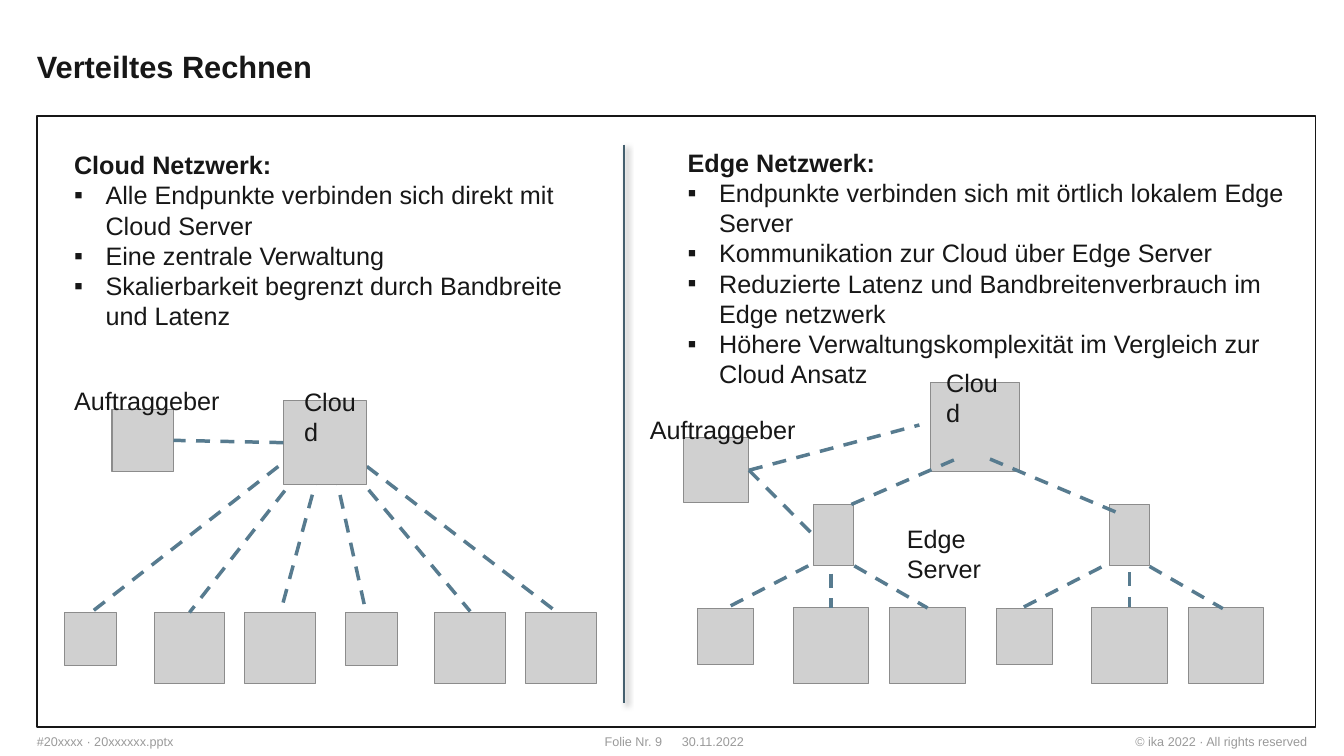
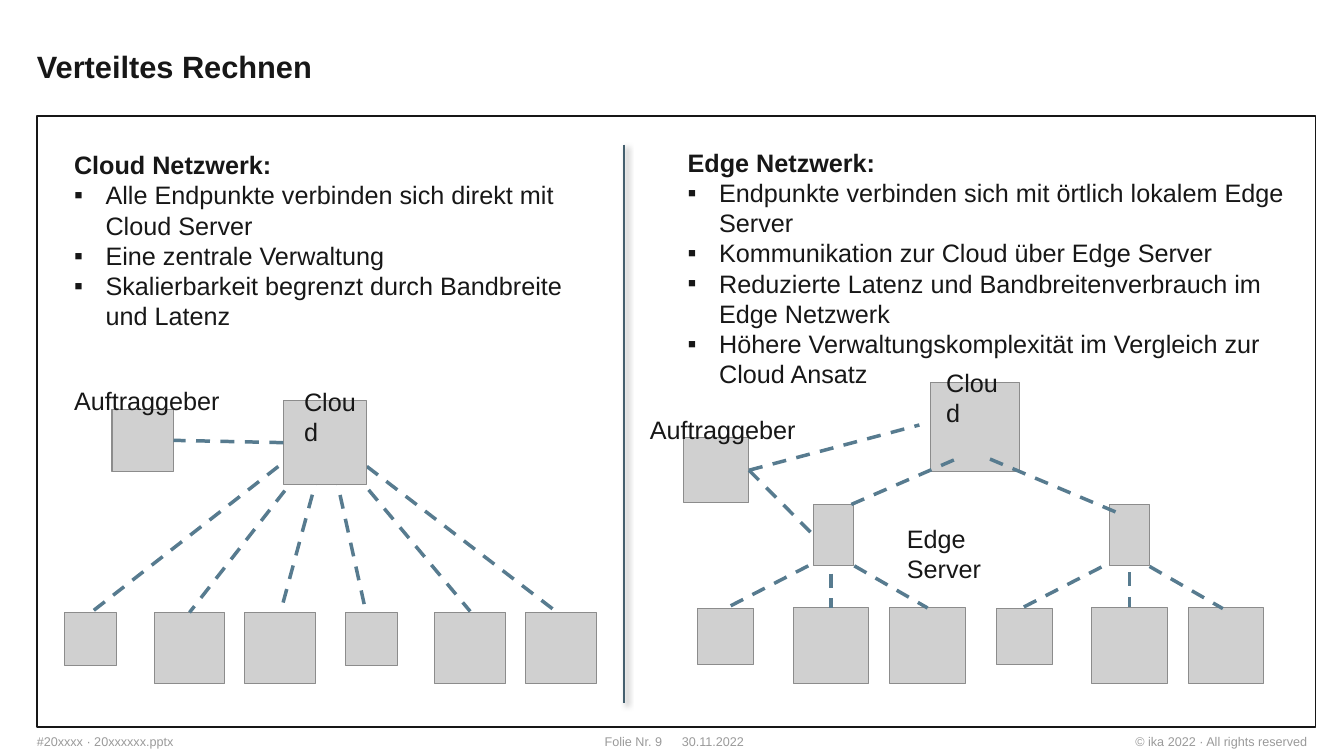
Before and after one commit to WhR4Ven/Diss_Dokument, a slide deck: slide 9 of Vortrag/Themenstellung.pptx. Drawn at 1344x756 pixels with LibreOffice and Linux fonts; fonts in the diff are those of the drawing; grey boxes stand for pictures; background and template pictures are left out. Boxes give left, top, right and bottom in pixels: in the first picture for what was removed or moved away, otherwise in the second. Text is boxed around its words. In the diff, an @@ line names an element or a change of style, - is before the commit and + after.

```diff
--- a/Vortrag/Themenstellung.pptx
+++ b/Vortrag/Themenstellung.pptx
@@ text at (719, 274, 1261, 329): text changed @@
-▪ Reduzierte Latenz und Bandbreitenverbrauch im Edge netzwerk
+▪ Reduzierte Latenz und Bandbreitenverbrauch im Edge Netzwerk
```
Also in this commit, not shown: 4 other slides changed.
